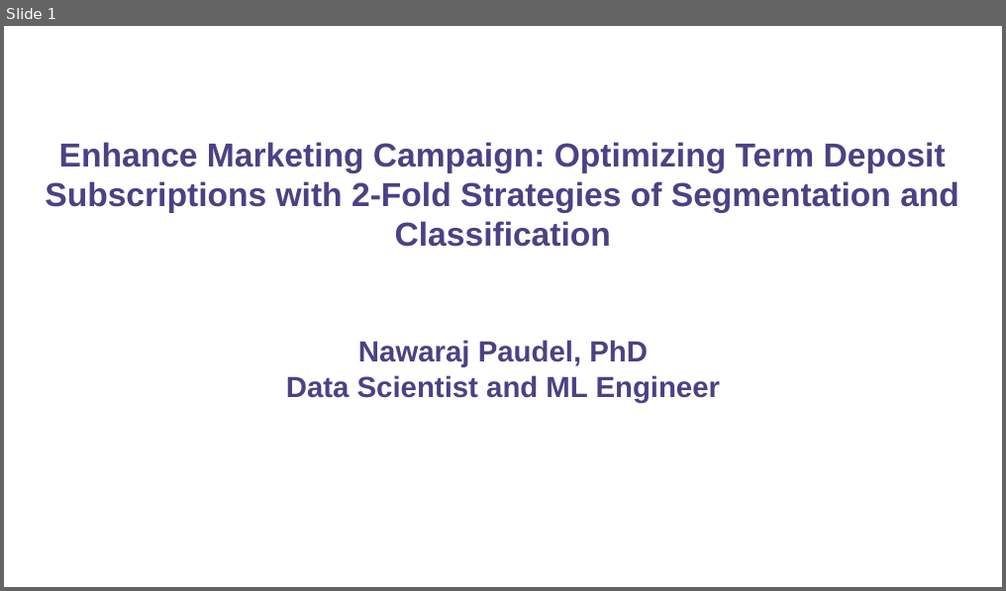
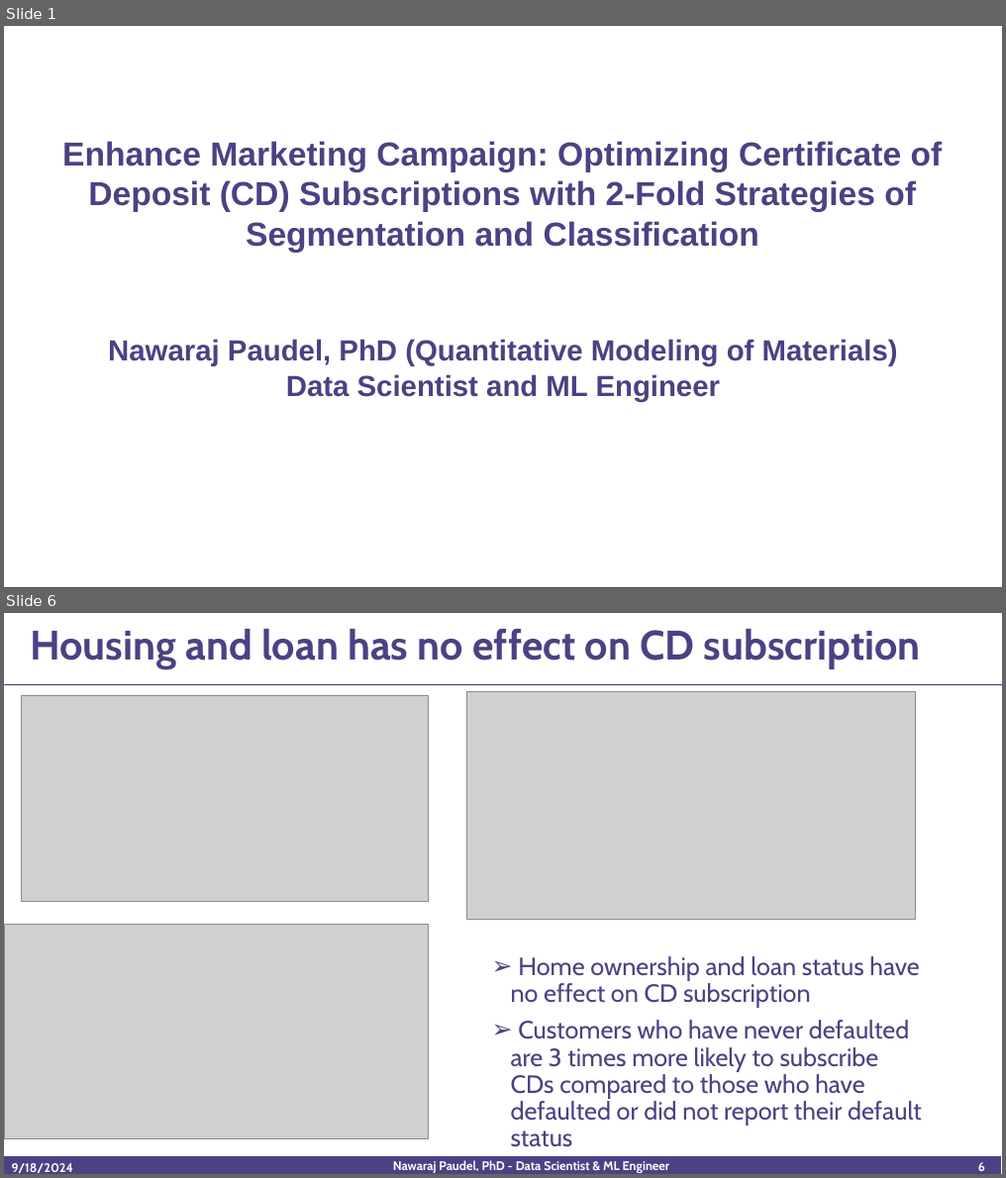
Before and after one commit to newking9088/marketing_campaign_customer_segmentation_classification, a slide deck: Executive Summary Powerpoint/bank_marketing_campaign_customer-segmentation_classification.pptx. Shown one above the other, each under a label of ours: slide 1 before the commit, slides 1 and 6 after it; the slides between them are not shown. The pictures are 1006x591 and 1006x1178 pixels, drawn with LibreOffice and Linux fonts; fonts in the diff are those of the drawing; grey boxes stand for pictures. Boxes give left, top, right and bottom in pixels: in the first picture for what was removed or moved away, otherwise in the second. Text is boxed around its words. In the diff, an @@ line names an element or a change of style, - is before the commit and + after.

```diff
--- a/Executive Summary Powerpoint/bank_marketing_campaign_customer-segmentation_classification.pptx
+++ b/Executive Summary Powerpoint/bank_marketing_campaign_customer-segmentation_classification.pptx
@@ slide 6 added at (4,613,1002,1174), background #FFFFFF @@
@@ title added at (30,629,921,670), 39.6 pt, text #4C4184, bold @@
+Housing and loan has no effect on CD subscription
@@ rectangle added at (5,684,1002,685), fill #4C4184 @@
@@ picture added at (21,696,428,902) @@
@@ picture added at (466,691,916,919) @@
@@ picture added at (4,925,428,1140) @@
@@ text added at (511,957,922,1148), 24 pt, text #4B4184 @@
+➢ Home ownership and loan status have no effect on CD subscription
+➢ Customers who have never defaulted are 3 times more likely to subscribe CDs compared to those who have defaulted or did not report their default status
@@ rectangle added at (4,1157,1002,1174), fill #4C4184, outline #FFFFFF 1 pt @@
@@ text added at (12,1163,73,1173), 12 pt, text #FFFFFF, bold @@
+9/18/2024
@@ text added at (393,1160,670,1173), 12 pt, text #FFFFFF, bold @@
+Nawaraj Paudel, PhD - Data Scientist & ML Engineer
@@ page number added at (978,1162,985,1171), 12 pt, text #FFFFFF, bold @@
+6
@@ slide 1 changed as well @@
@@ text "Enhance Marketing Campaign: Optimizing Certificate ...": place and size @@
-text "Enhance Marketing Campaign: Optimizing Certificate ..." at (45,142,959,402)
+text "Enhance Marketing Campaign: Optimizing Certificate ..." at (62,141,943,402)
@@ text at (62,141,943,367): text changed @@
-Enhance Marketing Campaign: Optimizing Term Deposit Subscriptions with 2-Fold Strategies of Segmentation and Classification
-Nawaraj Paudel, PhD
+Enhance Marketing Campaign: Optimizing Certificate of Deposit (CD) Subscriptions with 2-Fold Strategies of Segmentation and Classification
+Nawaraj Paudel, PhD (Quantitative Modeling of Materials)
```
Also in this commit, not shown: 1 other slide changed, 17 other slides added.
